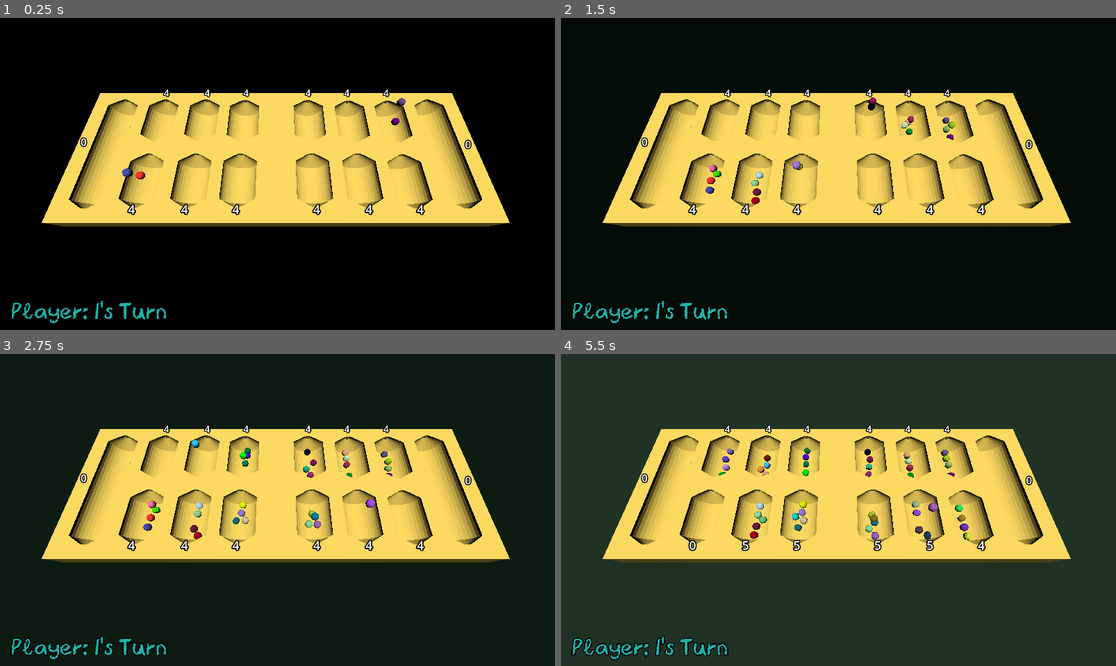
Above: before the commit, frames 1-4 (two rows, left to right).
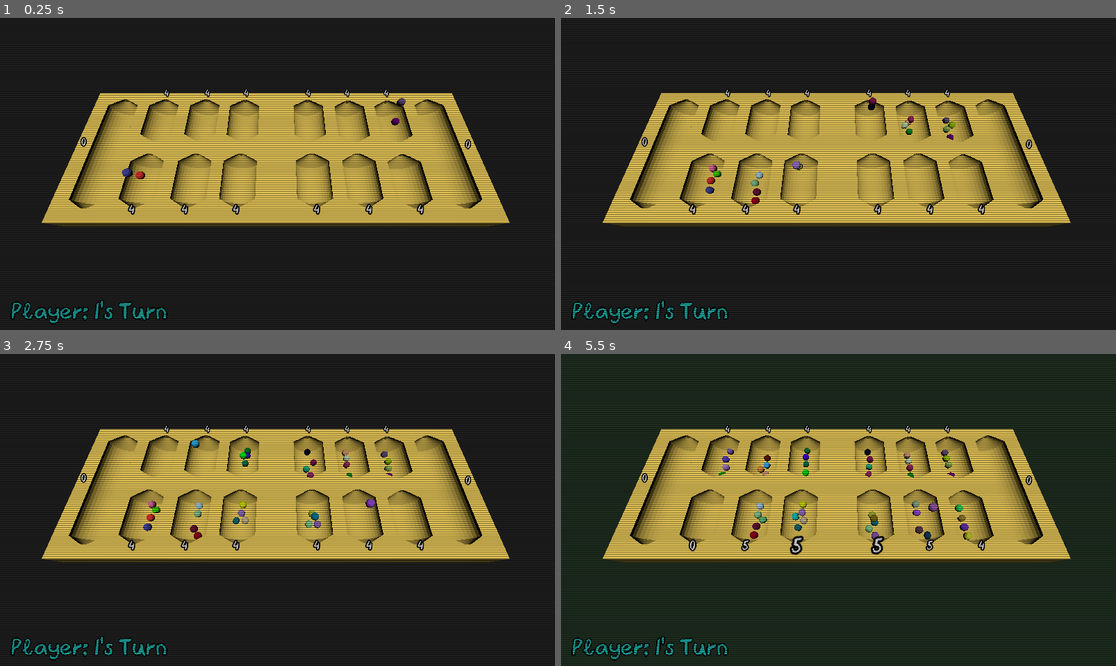
Above: after the commit, the same moments.

Repository: sym-z/3d-mancala
Game: Godot game, scene res://scenes/sample_scene.tscn
Same seed, same stepped clock (60 frames per second), same inputs: the game is played once before the commit and once after it.
Inputs:
- Up to frame 1 (0.25 s): no input
- Up to frame 2 (1.5 s): hold Right (ui_right) 0.53-1.28 s; tap Space (ui_select) at 0.77 s; hold Left (ui_left) from 1.28 s (still down)
- Up to frame 3 (2.75 s): tap Space (ui_select) at 1.52 s; release Left (ui_left) at 2.03 s; hold Right (ui_right) from 2.03 s (still down)
- Up to frame 4 (5.5 s): tap Space (ui_select) at 3.02, 3.77, 4.52 s; release Right (ui_right) at 3.53 s; hold Left (ui_left) from 3.53 s (still down)

The runs differ from the first frame. In frame 1, 75% of the frame differs, in the area x 0-100%, y 0-100%; in frame 2, 41%; in frame 3, 24%; in frame 4, 24%.

Commit message:
shader and label juice

Diff:
--- /dev/null
+++ b/src/crt.gdshader
@@ -0,0 +1,19 @@
+shader_type canvas_item;
+
+uniform sampler2D screen_texture : hint_screen_texture;
+uniform float contrast  = 0.75;
+uniform float scanline_frequency = 3.;
+uniform float banding_strength = 0.2;
+uniform float transparancy = 0.7;
+void fragment() {
+	// Sample Screen
+	COLOR = texture(screen_texture, SCREEN_UV);
+	// Static Scanlines
+	if (mod(FRAGCOORD.y,scanline_frequency) <= 1.){
+		COLOR.rgb *= contrast;
+	}
+	// Wave of Banding
+	float band = abs(cos(FRAGCOORD.y + TIME)) * 1.;
+	COLOR.rgb *= clamp(band,0.7,1.);
+	COLOR.a *= transparancy;
+}
--- a/src/project.godot
+++ b/src/project.godot
@@ -15,6 +15,10 @@
 config/features=PackedStringArray("4.6", "Forward Plus")
 config/icon="res://icon.svg"
 
+[autoload]
+
+CrtFilter="*uid://dthg832imncde"
+
 [physics]
 
 3d/physics_engine="Jolt Physics"
--- a/src/scenes/bank_label.gd
+++ b/src/scenes/bank_label.gd
@@ -7,6 +7,17 @@
 	bank_reference.connect("set_manual", assign_label)
 func refresh_label():
 	text = "%d" % bank_reference.get_child_count()
+	bulge()
 
 func assign_label(amt : int):
 	text = "%d" % amt
+	bulge()
+
+func bulge():
+	var tween : Tween = get_tree().create_tween()
+	tween.tween_property(self, "scale", Vector3(2.0,2.0,2.0), 0.5)
+	tween.play()
+	tween.tween_property(self, "scale", Vector3(1.,1.,1.), 0.5)
+	tween.play()
+	await tween.finished
+	tween.kill()
--- a/src/scenes/bank_label.tscn
+++ b/src/scenes/bank_label.tscn
@@ -1,8 +1,10 @@
 [gd_scene format=3 uid="uid://ckyorgxr70rcw"]
 
+[ext_resource type="FontFile" uid="uid://c4cxtyqn866dk" path="res://CrayonLibre-BLVel.otf" id="1_4jbk2"]
 [ext_resource type="Script" uid="uid://dpft2bjinhndg" path="res://scenes/bank_label.gd" id="1_vqpjv"]
 
 [node name="Bank Label" type="Label3D" unique_id=554239070]
 billboard = 1
 text = "4"
+font = ExtResource("1_4jbk2")
 script = ExtResource("1_vqpjv")
--- /dev/null
+++ b/src/scenes/crt_filter.tscn
@@ -0,0 +1,22 @@
+[gd_scene format=3 uid="uid://dthg832imncde"]
+
+[ext_resource type="Shader" uid="uid://728tmqldxbvq" path="res://crt.gdshader" id="1_ntrj8"]
+
+[sub_resource type="ShaderMaterial" id="ShaderMaterial_cdf3r"]
+shader = ExtResource("1_ntrj8")
+shader_parameter/contrast = 0.75
+shader_parameter/scanline_frequency = 3.0
+shader_parameter/banding_strength = 0.012
+shader_parameter/transparancy = 0.9
+
+[node name="CanvasLayer" type="CanvasLayer" unique_id=893820042]
+layer = 2
+
+[node name="ColorRect" type="ColorRect" parent="." unique_id=1553903545]
+material = SubResource("ShaderMaterial_cdf3r")
+anchors_preset = 15
+anchor_right = 1.0
+anchor_bottom = 1.0
+grow_horizontal = 2
+grow_vertical = 2
+mouse_filter = 2
--- a/src/scenes/sample_scene.tscn
+++ b/src/scenes/sample_scene.tscn
@@ -23,6 +23,8 @@
 shader_parameter/b_spd = 0.683
 shader_parameter/total_spd = 0.18
 shader_parameter/brightness = 0.235
+shader_parameter/min_bright = 0.6
+shader_parameter/max_bright = 0.9
 
 [sub_resource type="Sky" id="Sky_k603i"]
 sky_material = SubResource("ShaderMaterial_vftan")
--- a/src/sky.gdshader
+++ b/src/sky.gdshader
@@ -4,9 +4,11 @@
 uniform float b_spd = 0.683;
 uniform float total_spd = 0.18;
 uniform float brightness = 0.235;
+uniform float min_bright = 0.4;
+uniform float max_bright = 1.0;
 void sky() {
 	// Called for every visible pixel in the sky background, as well as all pixels
 	// in the radiance cubemap.
-	COLOR = vec3(1.*abs(sin(TIME*r_spd*total_spd)),1.*abs(sin(TIME*g_spd*total_spd)),1.*abs(sin(TIME*b_spd*total_spd))) * brightness;
+	COLOR = vec3(clamp(1.*abs(sin(TIME*r_spd*total_spd)),min_bright, max_bright),1.*clamp(abs(sin(TIME*g_spd*total_spd)),min_bright,max_bright),1.*clamp(abs(sin(TIME*b_spd*total_spd)),min_bright,max_bright)) * brightness;
 
 }
Not shown, added: src/crt.gdshader.uid
